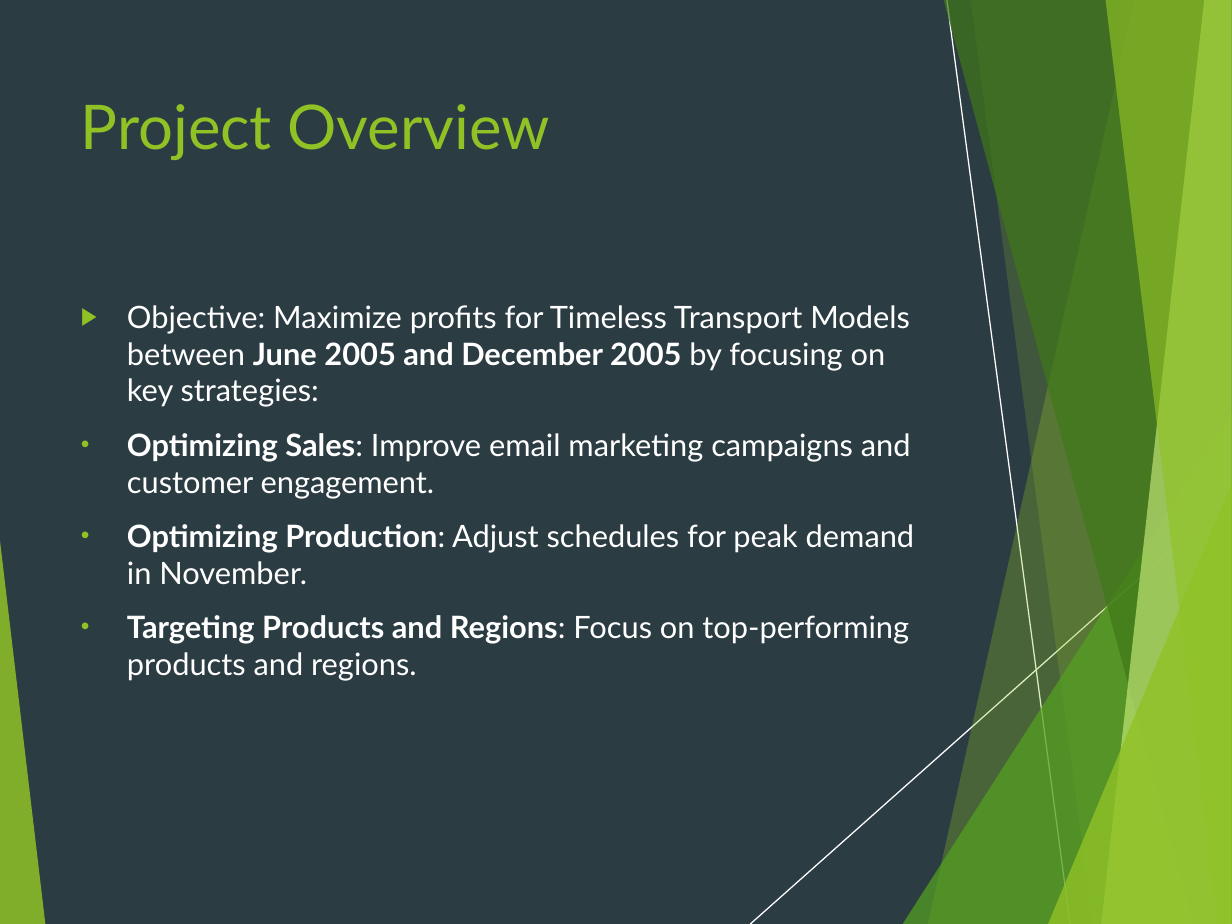
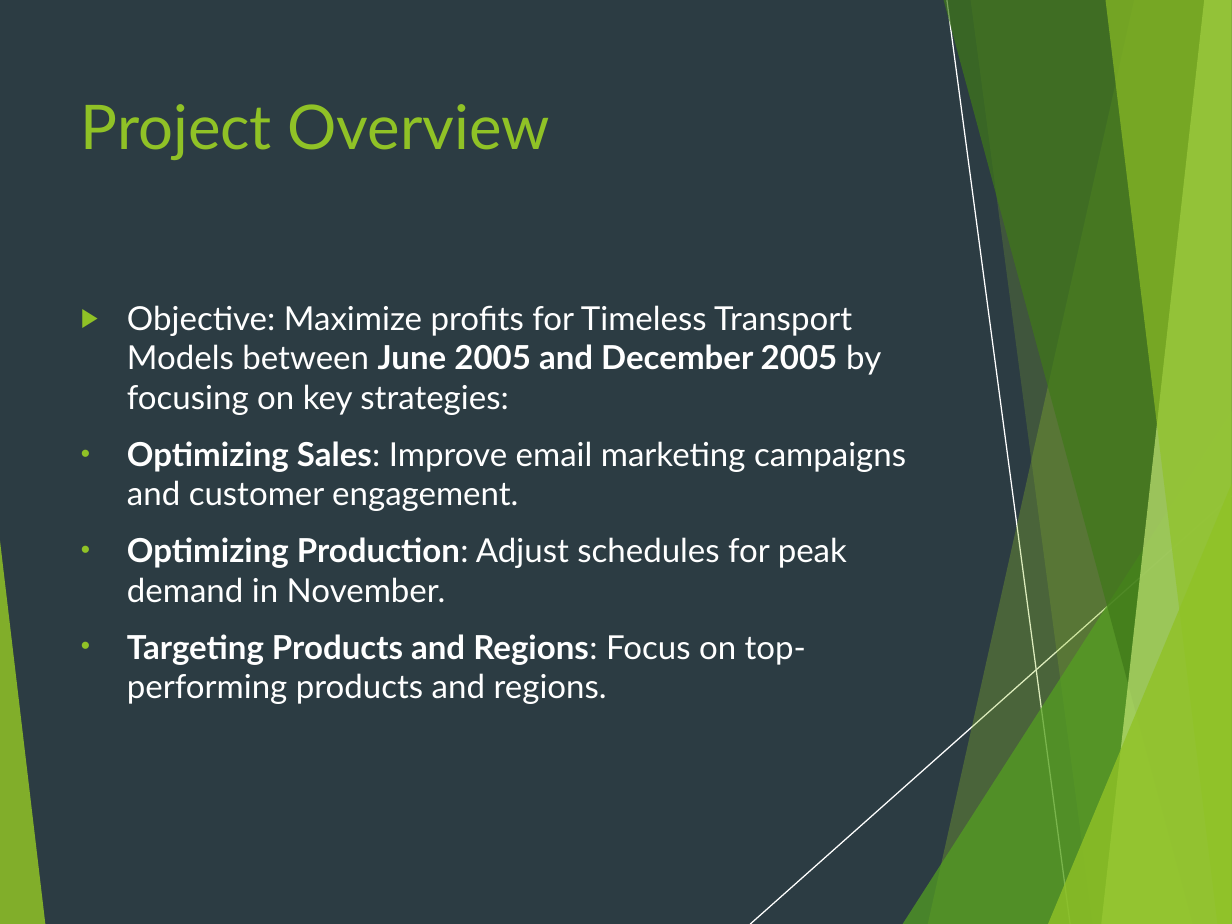
Before and after one commit to abduyea/Engineering-Resource-Analysis-and-Allocation, a slide deck: slide 2 of presentation/Timeless_Transport_Models_Presentatio.pptx. Drawn at 1232x924 pixels with LibreOffice and Linux fonts; fonts in the diff are those of the drawing. Boxes give left, top, right and bottom in pixels: in the first picture for what was removed or moved away, otherwise in the second. Text is boxed around its words. In the diff, an @@ line names an element or a change of style, - is before the commit and + after.

```diff
--- a/presentation/Timeless_Transport_Models_Presentatio.pptx
+++ b/presentation/Timeless_Transport_Models_Presentatio.pptx
@@ text "Objective: Maximize profits for Timeless ..." at (127,305,906,704): size 18 to 19.3 pt @@
```
Also in this commit, not shown: 5 other slides changed, 1 slide added, 1 slide removed, 3 other files.
